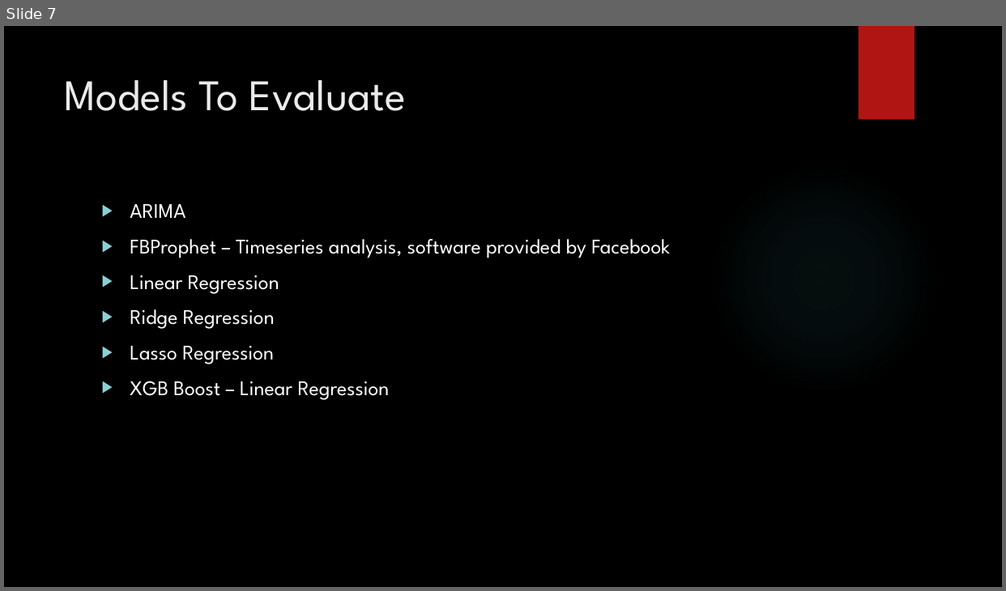
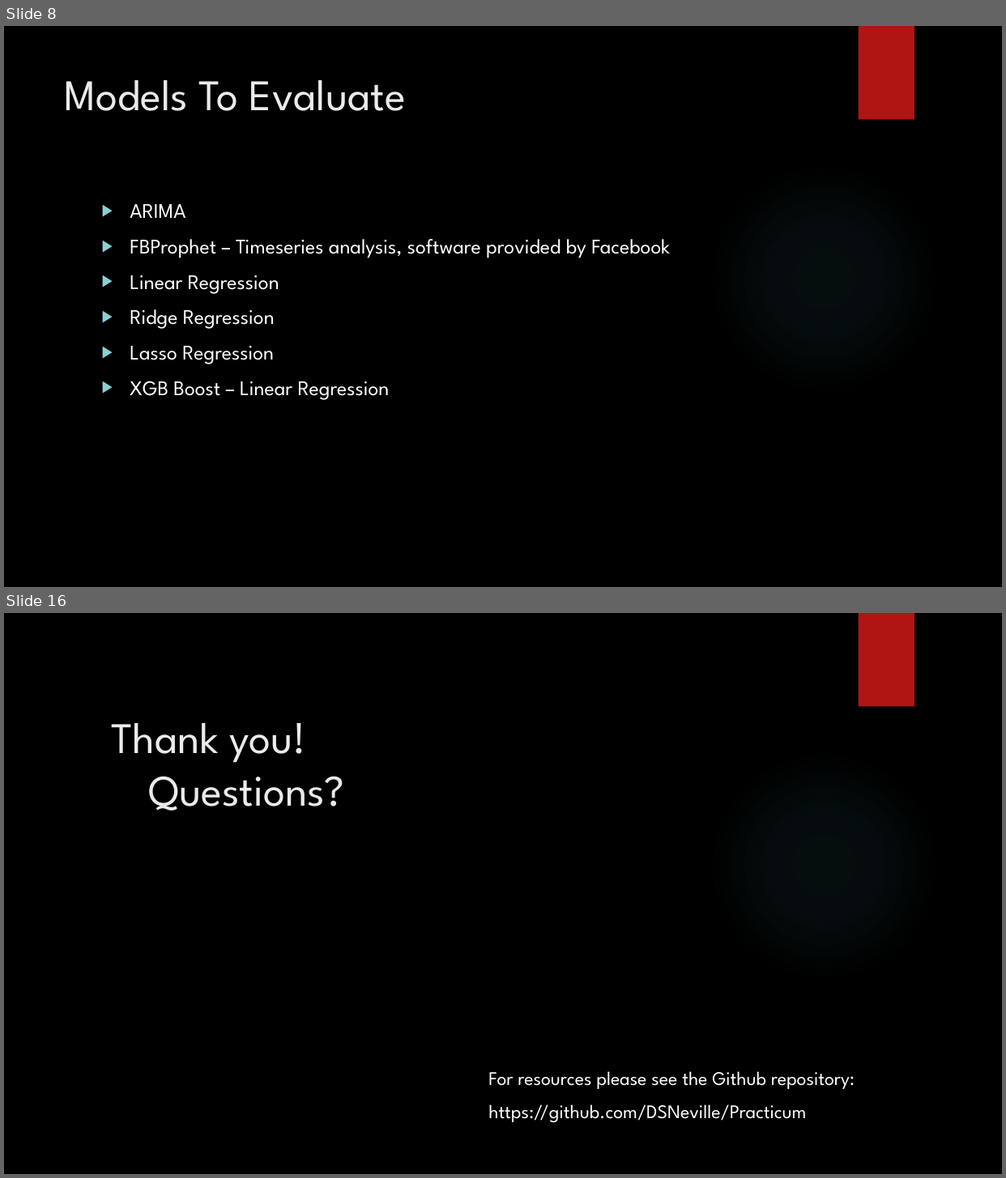
Before and after one commit to DSNeville/Practicum, a slide deck: Predicting Ethereum.pptx. Shown one above the other, each under a label of ours: slide 7 before the commit, slides 8 and 16 after it; the slides between them are not shown. The pictures are 1006x591 and 1006x1178 pixels, drawn with LibreOffice and Linux fonts; fonts in the diff are those of the drawing; background and template pictures are left out. Boxes give left, top, right and bottom in pixels: in the first picture for what was removed or moved away, otherwise in the second. Text is boxed around its words. In the diff, an @@ line names an element or a change of style, - is before the commit and + after.

```diff
--- a/Predicting Ethereum.pptx
+++ b/Predicting Ethereum.pptx
@@ slide 16 added at bbox=[4, 613, 1002, 1174], background picture (left out); not listed: 2 template elements that a slide beside it also shows @@
@@ title added at bbox=[111, 723, 344, 811], 42 pt, text #EBEBEB @@
+Thank you!
+Questions?
@@ text added at bbox=[488, 1071, 854, 1123], 18.5 pt, text #FFFFFF @@
+For resources please see the Github repository:
+https://github.com/DSNeville/Practicum
@@ what was slide 7 is now slide 8 @@
```
Also in this commit, not shown: 4 slides changed, 9 other slides added, 3 slides removed, 4 other files.
